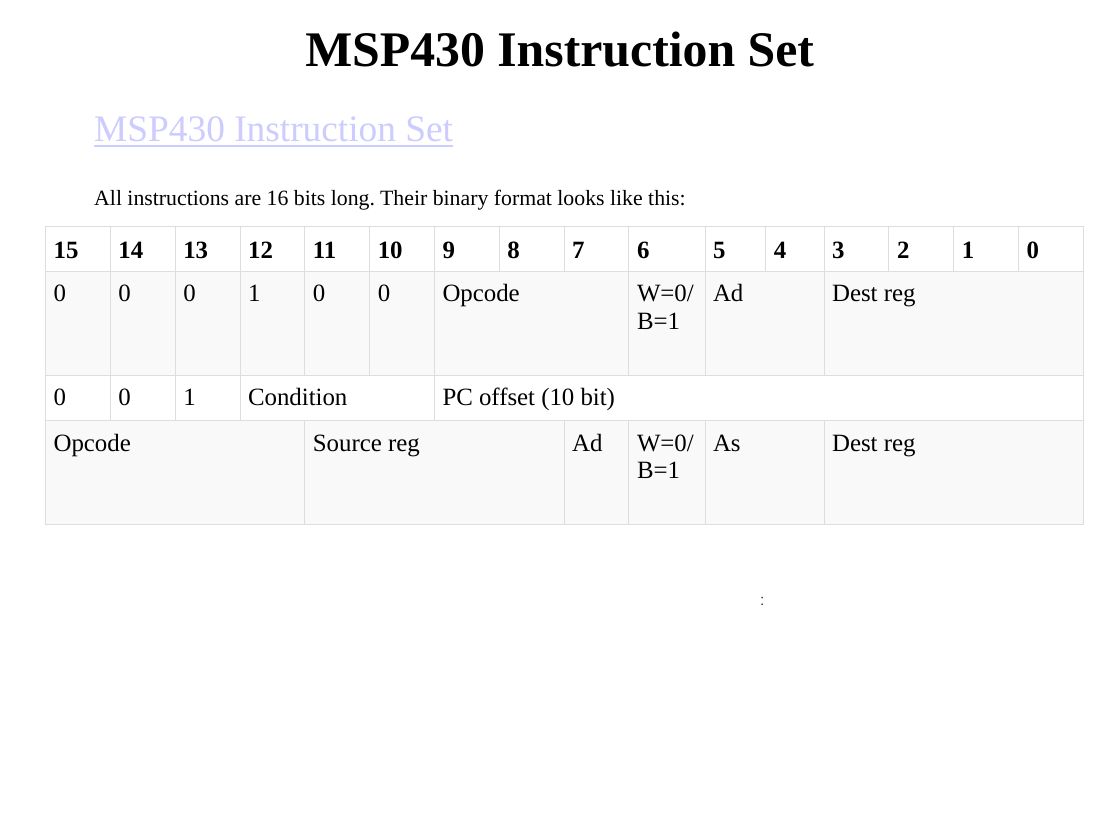
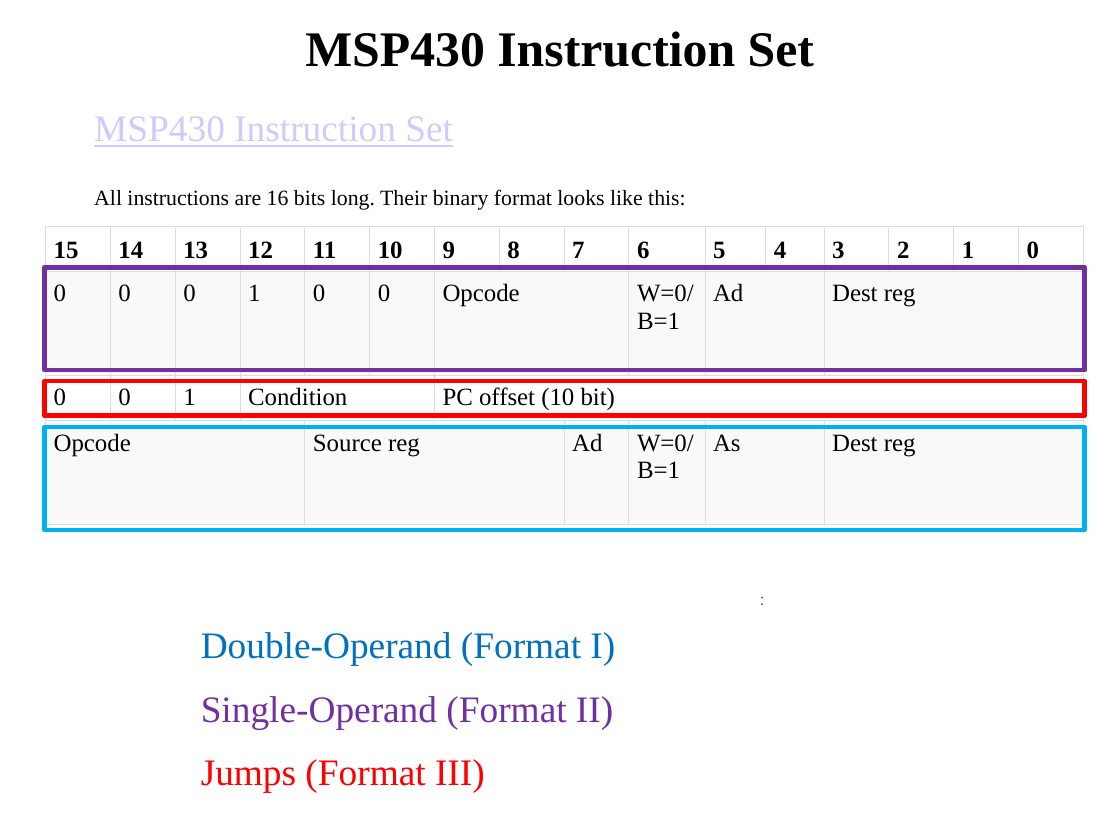
Before and after one commit to pw4rn3r/ECE382, a slide deck: slide 20 of notes/L3/Lsn3.pptx (slide 16 before the commit). Drawn at 1120x840 pixels with LibreOffice and Linux fonts; fonts in the diff are those of the drawing. Boxes give left, top, right and bottom in pixels: in the first picture for what was removed or moved away, otherwise in the second. Text is boxed around its words. In the diff, an @@ line names an element or a change of style, - is before the commit and + after.

```diff
--- a/notes/L3/Lsn3.pptx
+++ b/notes/L3/Lsn3.pptx
@@ rectangle added at [45,268,1085,371], outline #7030A0 3 pt @@
@@ rectangle added at [45,381,1085,416], outline #FF0000 3 pt @@
@@ rectangle added at [45,427,1085,530], outline #00B0F0 3 pt @@
@@ text added at [201,632,615,792], 24 pt, text #7030A0 @@
+Double-Operand (Format I)
+Single-Operand (Format II)
+Jumps (Format III)
```
Also in this commit, not shown: 12 other slides changed, 6 slides added, 4 other files.
